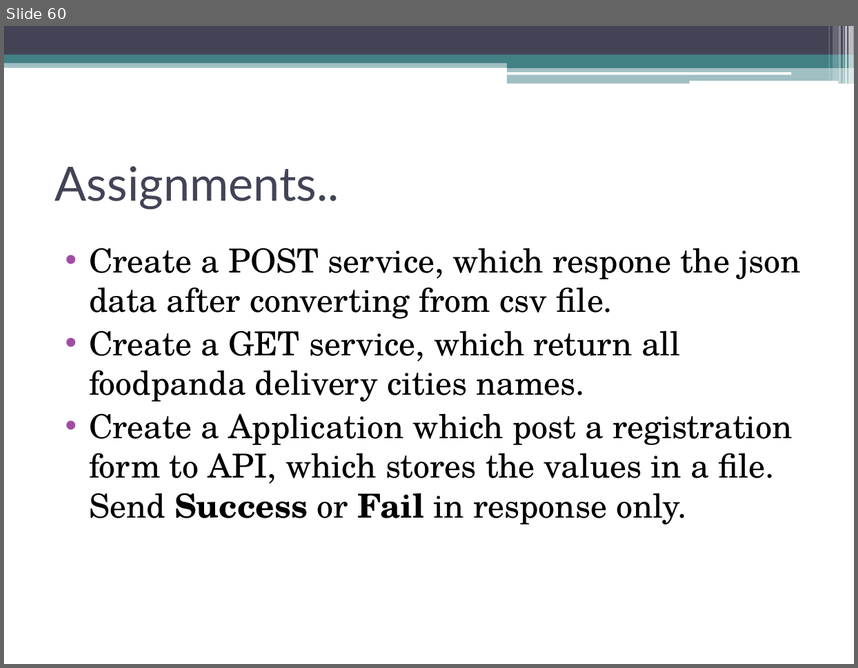
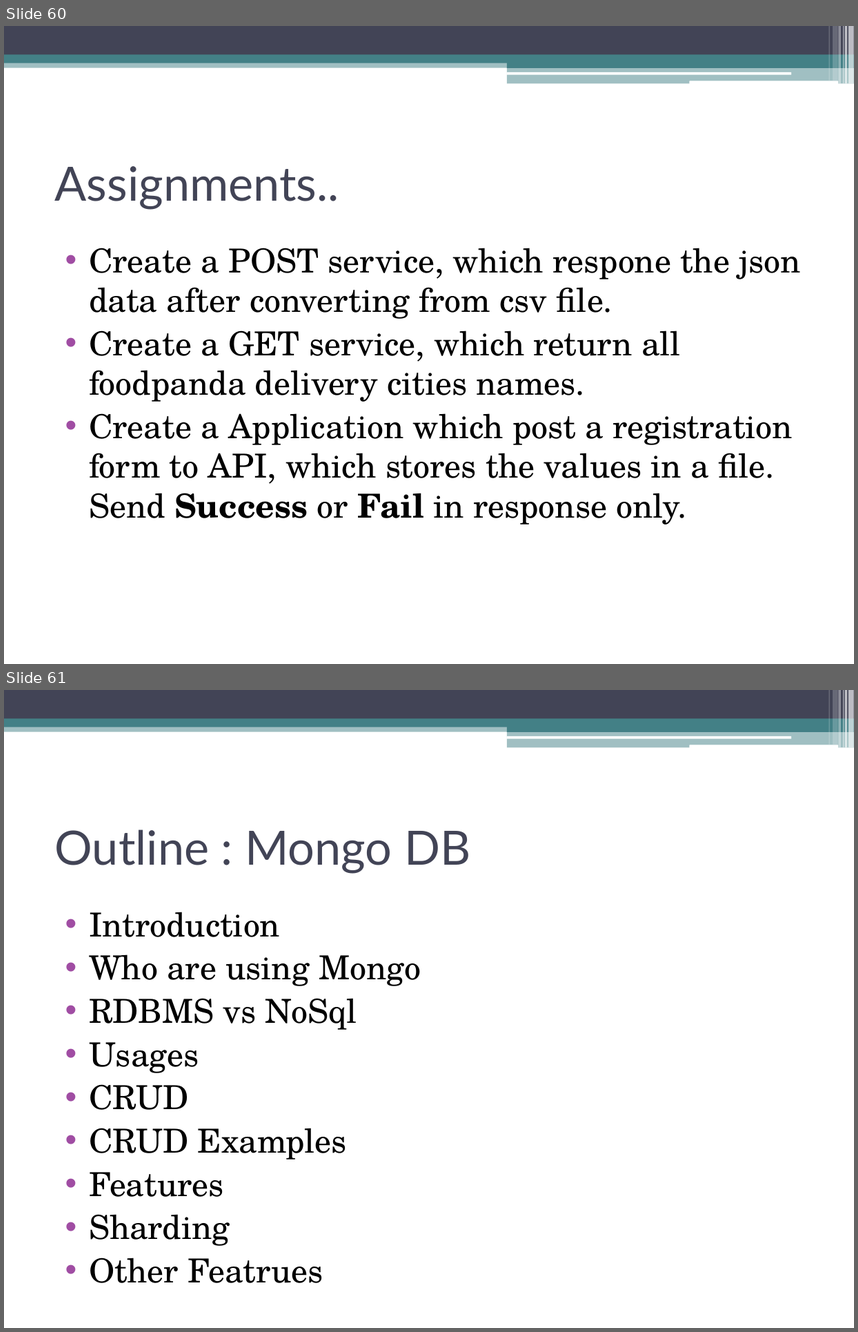
Before and after one commit to akjkhatri/mean_stack, a slide deck: MEAN Stack Workshop.pptx. Shown one above the other, each under a label of ours: slide 60 before the commit, slides 60 and 61 after it. The pictures are 858x668 and 858x1332 pixels, drawn with LibreOffice and Linux fonts; fonts in the diff are those of the drawing. Boxes give left, top, right and bottom in pixels: in the first picture for what was removed or moved away, otherwise in the second. Text is boxed around its words. In the diff, an @@ line names an element or a change of style, - is before the commit and + after.

```diff
--- a/MEAN Stack Workshop.pptx
+++ b/MEAN Stack Workshop.pptx
@@ slide 61 added at [4,690,854,1328], background #FFFFFF; not listed: 13 template elements that a slide beside it also shows @@
@@ title added at [55,829,470,874], 40 pt, text #424456 @@
+Outline : Mongo DB
@@ text added at [89,911,421,1283], 28 pt, text #000000 @@
+• Introduction
+• Who are using Mongo
+• RDBMS vs NoSql
+• Usages
+• CRUD
+• CRUD Examples
+• Features
+• Sharding
+• Other Featrues
```
Also in this commit, not shown: 12 other slides added, 1 other file.
